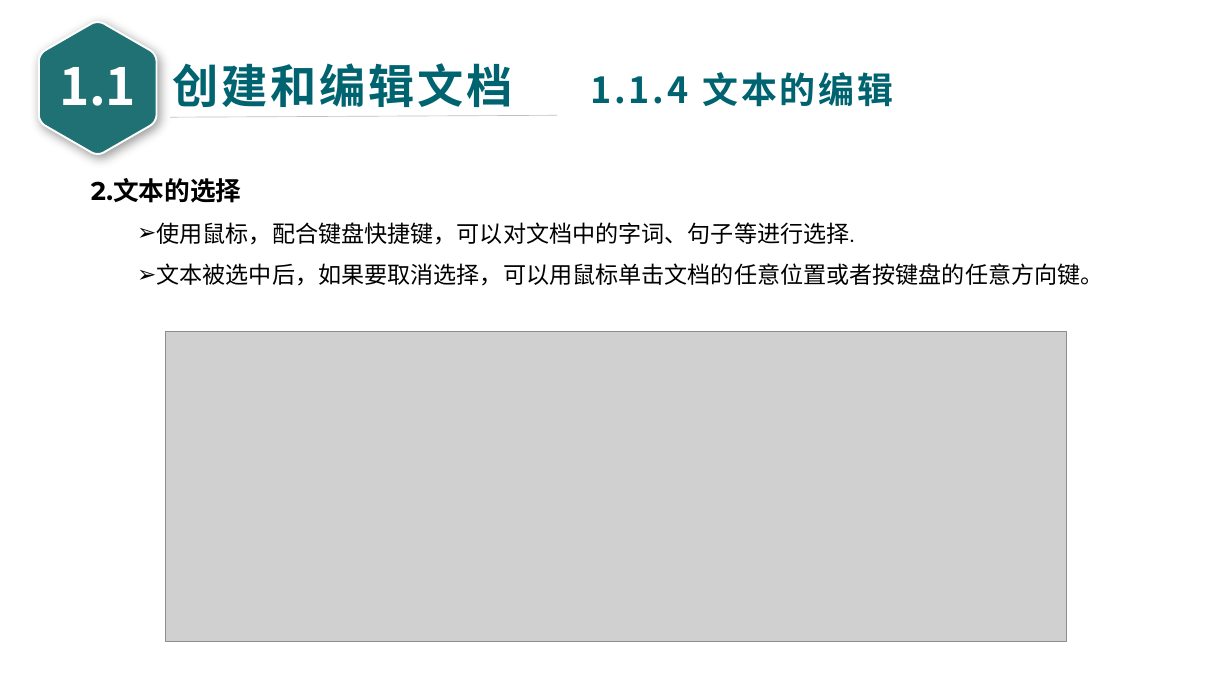
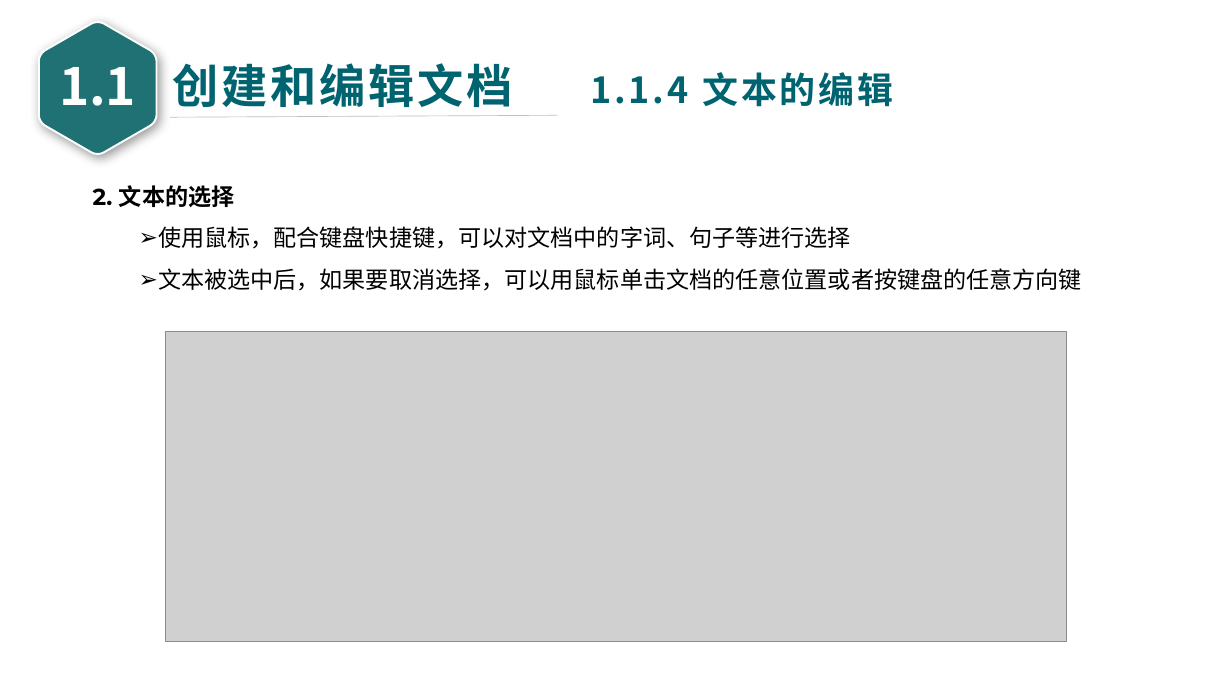
Before and after one commit to glplaman/glplaman.github.io, a slide deck: slide 15 of office/file/wps PPT/第1章 WPS文字文档编辑 - glpla.pptx. Drawn at 1232x693 pixels with LibreOffice and Linux fonts; fonts in the diff are those of the drawing; grey boxes stand for pictures. Boxes give left, top, right and bottom in pixels: in the first picture for what was removed or moved away, otherwise in the second. Text is boxed around its words. In the diff, an @@ line names an element or a change of style, - is before the commit and + after.

```diff
--- a/office/file/wps PPT/第1章 WPS文字文档编辑 - glpla.pptx
+++ b/office/file/wps PPT/第1章 WPS文字文档编辑 - glpla.pptx
@@ text at (93,185,1082,291): text changed @@
-2.文本的选择
-➢ 使用鼠标，配合键盘快捷键，可以对文档中的字词、句子等进行选择.
-➢ 文本被选中后，如果要取消选择，可以用鼠标单击文档的任意位置或者按键盘的任意方向键。
+2. 文本的选择
+➢ 使用鼠标，配合键盘快捷键，可以对文档中的字词、句子等进行选择
+➢ 文本被选中后，如果要取消选择，可以用鼠标单击文档的任意位置或者按键盘的任意方向键
```
Also in this commit, not shown: 5 other slides changed, 1 slide removed, 16 other files.
